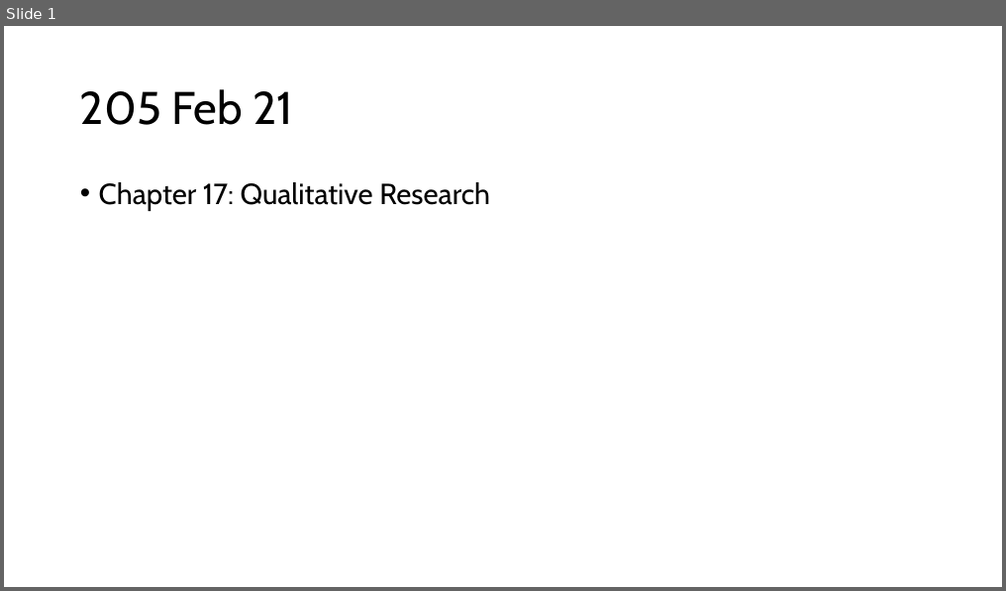
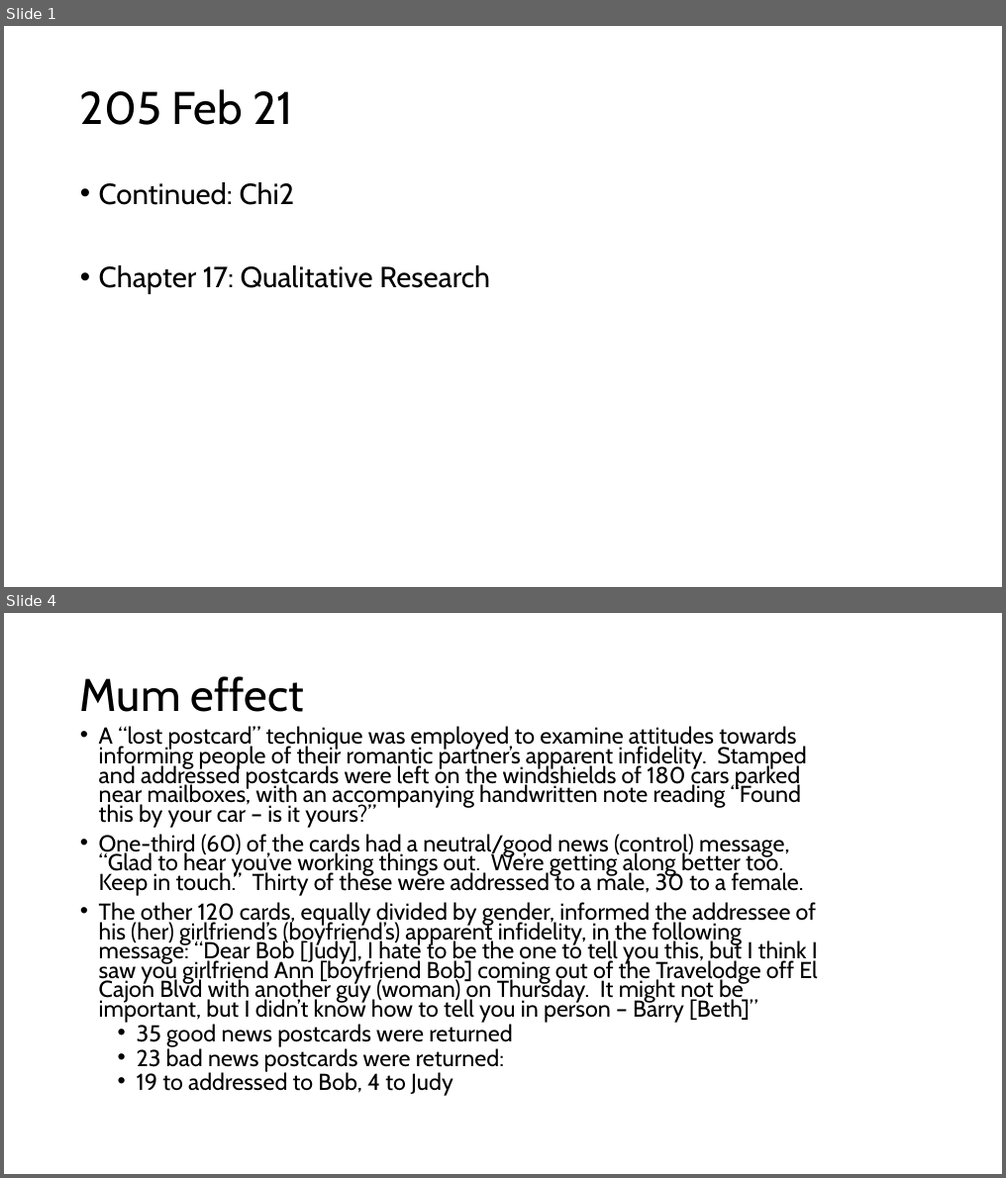
Before and after one commit to preber/Research-Methods, a slide deck: Class Slides 2024/Class 21.pptx. Shown one above the other, each under a label of ours: slide 1 before the commit, slides 1 and 4 after it; the slides between them are not shown. The pictures are 1006x591 and 1006x1178 pixels, drawn with LibreOffice and Linux fonts; fonts in the diff are those of the drawing. Boxes give left, top, right and bottom in pixels: in the first picture for what was removed or moved away, otherwise in the second. Text is boxed around its words. In the diff, an @@ line names an element or a change of style, - is before the commit and + after.

```diff
--- a/Class Slides 2024/Class 21.pptx
+++ b/Class Slides 2024/Class 21.pptx
@@ slide 4 added at (x1=4, y1=613, x2=1002, y2=1174), background #FFFFFF @@
@@ title added at (x1=80, y1=676, x2=304, y2=712), 44 pt, text #000000 @@
+Mum effect
@@ text added at (x1=99, y1=726, x2=818, y2=1096), 22.2 pt, text #000000 @@
+• A “lost postcard” technique was employed to examine attitudes towards informing people of their romantic partner’s apparent infidelity. Stamped and addressed postcards were left on the windshields of 180 cars parked near mailboxes, with an accompanying handwritten note reading “Found this by your car – is it yours?”
+• One-third (60) of the cards had a neutral/good news (control) message, “Glad to hear you’ve working things out. We’re getting along better too. Keep in touch.” Thirty of these were addressed to a male, 30 to a female.
+• The other 120 cards, equally divided by gender, informed the addressee of his (her) girlfriend’s (boyfriend’s) apparent infidelity, in the following message: “Dear Bob [Judy], I hate to be the one to tell you this, but I think I saw you girlfriend Ann [boyfriend Bob] coming out of the Travelodge off El Cajon Blvd with another guy (woman) on Thursday. It might not be important, but I didn’t know how to tell you in person – Barry [Beth]”
+  • 35 good news postcards were returned
+  • 23 bad news postcards were returned:
+  • 19 to addressed to Bob, 4 to Judy
@@ slide 1 changed as well @@
@@ text at (x1=99, y1=182, x2=295, y2=205): paragraph added @@
+• Continued: Chi2
```
Also in this commit, not shown: 1 other slide changed, 14 other slides added, 15 slides removed, 3 other files.
